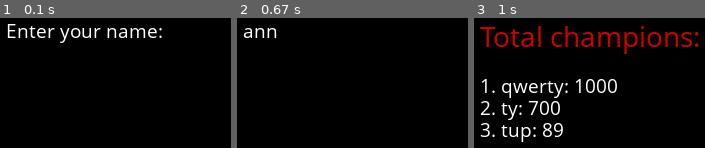
Above: before the commit, frames 1-3 (left to right).
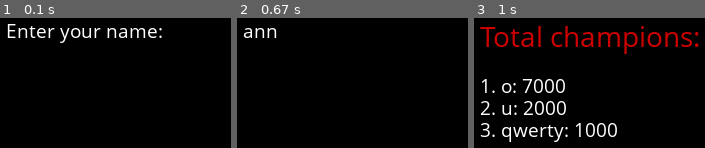
Above: after the commit, the same moments.

Repository: Roman-Blokhin/Python
Game: pygame game, started from my_code/testing/user_db/index.py
The game is run twice, just before and just after one commit, with the same random seed, the same clock (stepped at 60 frames per second) and the same inputs.
Inputs:
- Up to frame 1 (0.1 s): no input
- Up to frame 2 (0.67 s): type "ann" at 0.33 s
- Up to frame 3 (1 s): tap Enter at 0.67, 0.88 s

Frames 1-2 are identical in both runs. In frame 3, 6.6% of the frame differs, in the area x 11-62%, y 46-96%.

Commit message:
6. Pygame. 2048. Обработка нажатия space и enter в конце игры

Diff:
--- a/my_code/game_2048/main.py
+++ b/my_code/game_2048/main.py
@@ -201,6 +201,13 @@
                 pygame.quit()
                 sys.exit(0)
 
+            # 42 обработка нажатия пробела и интер в конце игры
+            elif event.type == pygame.KEYDOWN:
+                if event.key == pygame.K_SPACE:  # 42.1 рестарт с именем
+                    pass
+                elif event.key == pygame.K_RETURN:  # 42.2 рестарт без имени
+                    pass
+
         # 38.2 отображение картинки
         screen.fill(BLACK)
         screen.blit(pygame.transform.scale(img2048, [200, 200]), [10, 10])
Binary file changed: my_code/testing/user_db/users_db.sqlite
